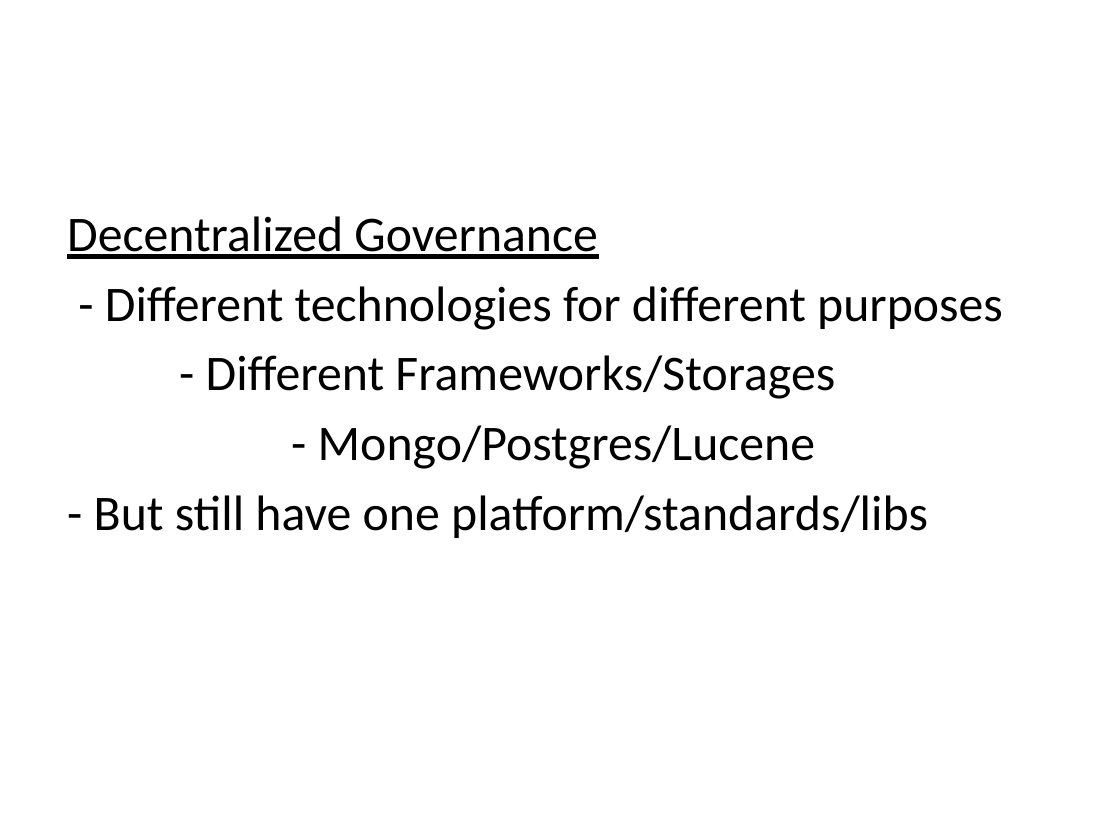
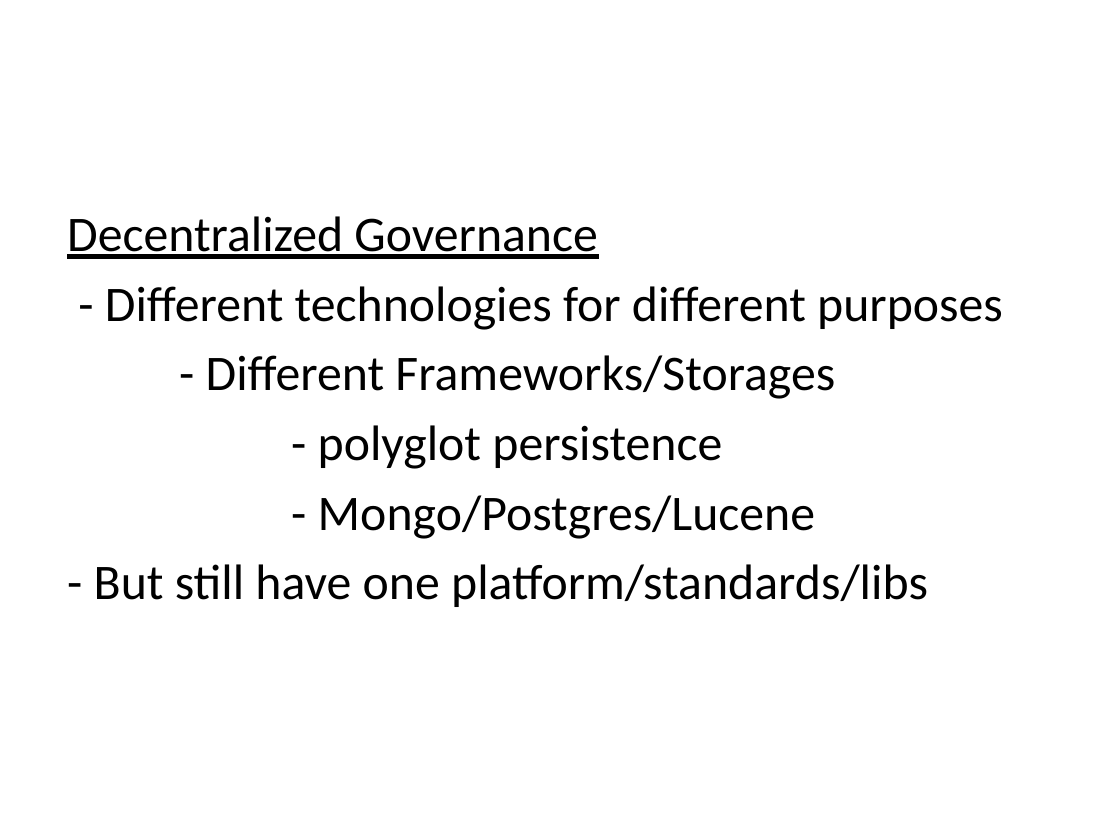
Before and after one commit to vitali-kviatkouski/personal, a slide deck: slide 11 of Microservices.pptx (slide 6 before the commit). Drawn at 1120x840 pixels with LibreOffice and Linux fonts; fonts in the diff are those of the drawing. Boxes give left, top, right and bottom in pixels: in the first picture for what was removed or moved away, otherwise in the second. Text is boxed around its words. In the diff, an @@ line names an element or a change of style, - is before the commit and + after.

```diff
--- a/Microservices.pptx
+++ b/Microservices.pptx
@@ text at <box>318,425,722,469</box>: paragraph added @@
+- polyglot persistence
```
Also in this commit, not shown: 7 other slides changed, 6 slides added, 1 slide removed.
